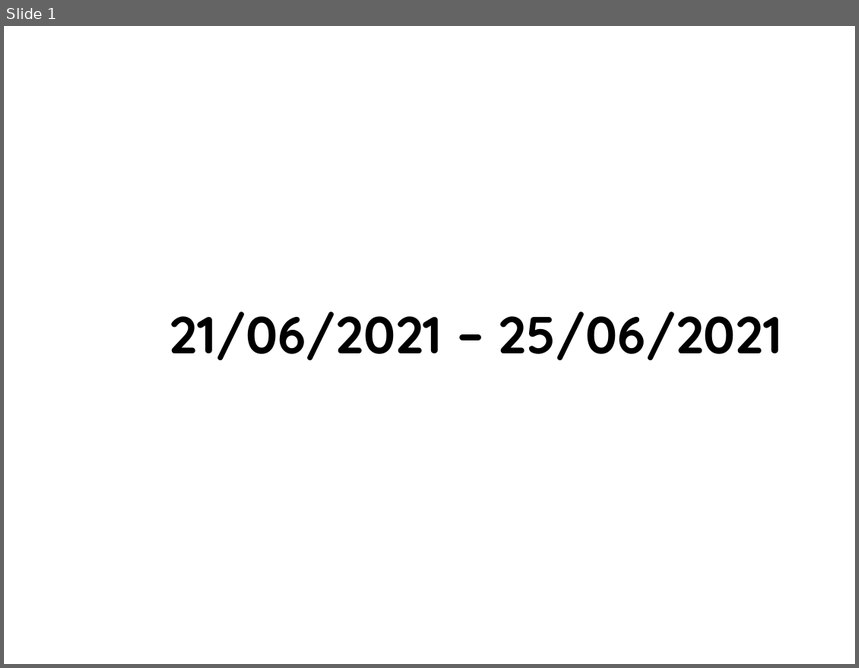
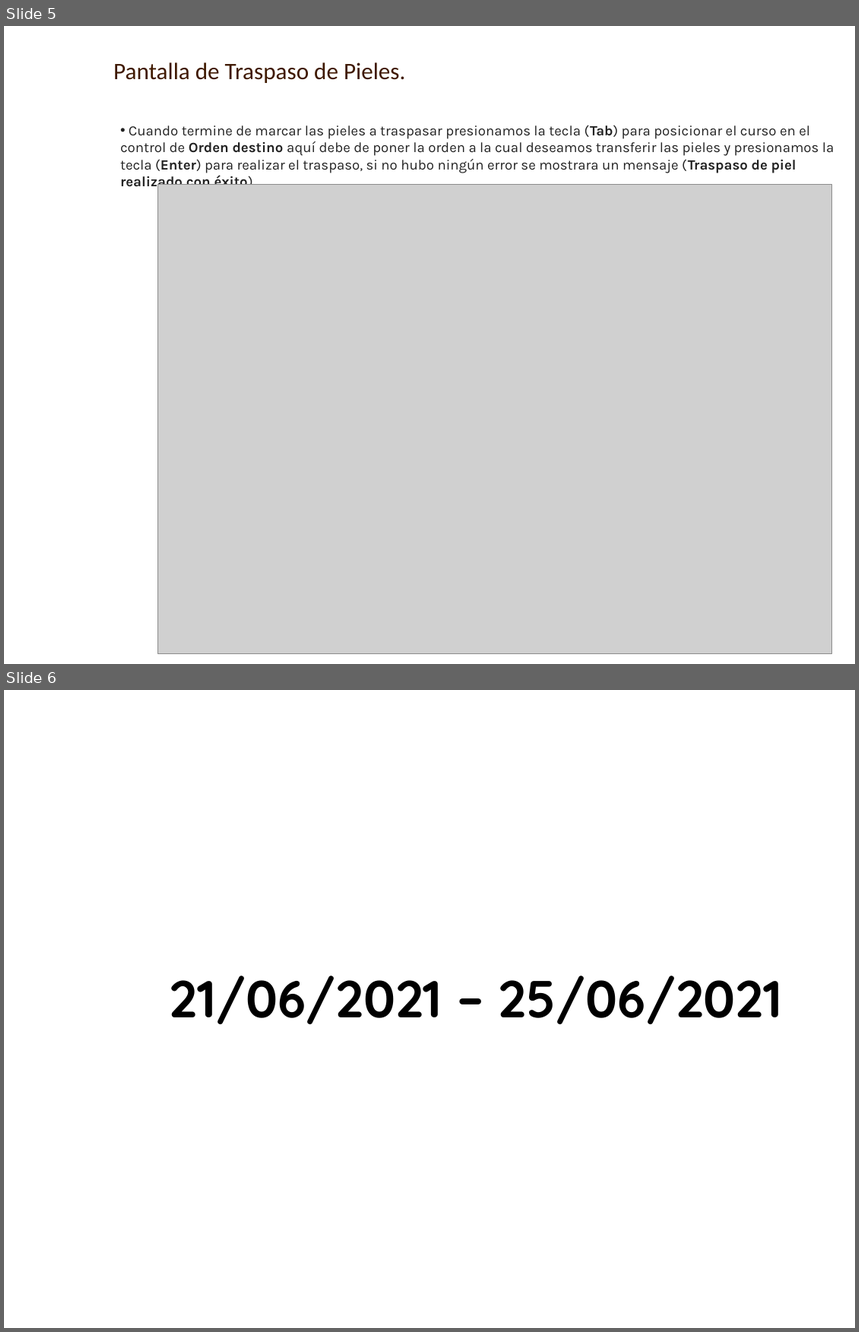
Before and after one commit to AXDELAROSA/CLASIFICACION_PIELES, a slide deck: Scripts_R100_Materiales/Folios_Transaccion/Docs/IT_DEV_FOLIOS_22102020.pptx. Shown one above the other, each under a label of ours: slide 1 before the commit, slides 5 and 6 after it. The pictures are 859x668 and 859x1332 pixels, drawn with LibreOffice and Linux fonts; fonts in the diff are those of the drawing; grey boxes stand for pictures; background and template pictures are left out. Boxes give left, top, right and bottom in pixels: in the first picture for what was removed or moved away, otherwise in the second. Text is boxed around its words. In the diff, an @@ line names an element or a change of style, - is before the commit and + after.

Commit message:
cambios del dia 05072021 para reporte de material procesado y traspaso de piel entre mesa

```diff
--- a/Scripts_R100_Materiales/Folios_Transaccion/Docs/IT_DEV_FOLIOS_22102020.pptx
+++ b/Scripts_R100_Materiales/Folios_Transaccion/Docs/IT_DEV_FOLIOS_22102020.pptx
@@ slide 5 added at <box>4,26,855,664</box>, background picture (left out) @@
@@ text added at <box>113,62,405,83</box>, 20 pt, text #3F1900 @@
+Pantalla de Traspaso de Pieles.
@@ text added at <box>120,125,834,190</box>, 12 pt, text #222222 @@
+• Cuando termine de marcar las pieles a traspasar presionamos la tecla (Tab) para posicionar el curso en el control de Orden destino aquí debe de poner la orden a la cual deseamos transferir las pieles y presionamos la tecla (Enter) para realizar el traspaso, si no hubo ningún error se mostrara un mensaje (Traspaso de piel realizado con éxito).
@@ picture added at <box>158,184,832,655</box> @@
@@ what was slide 1 is now slide 6 @@
```
Also in this commit, not shown: 4 other slides added, 13 other files.
